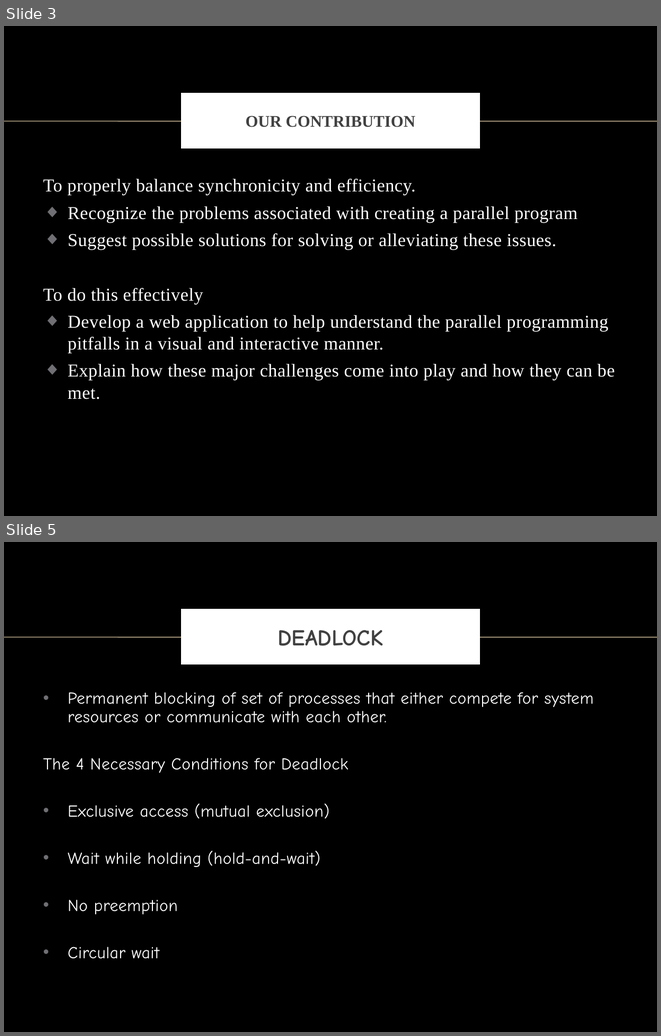
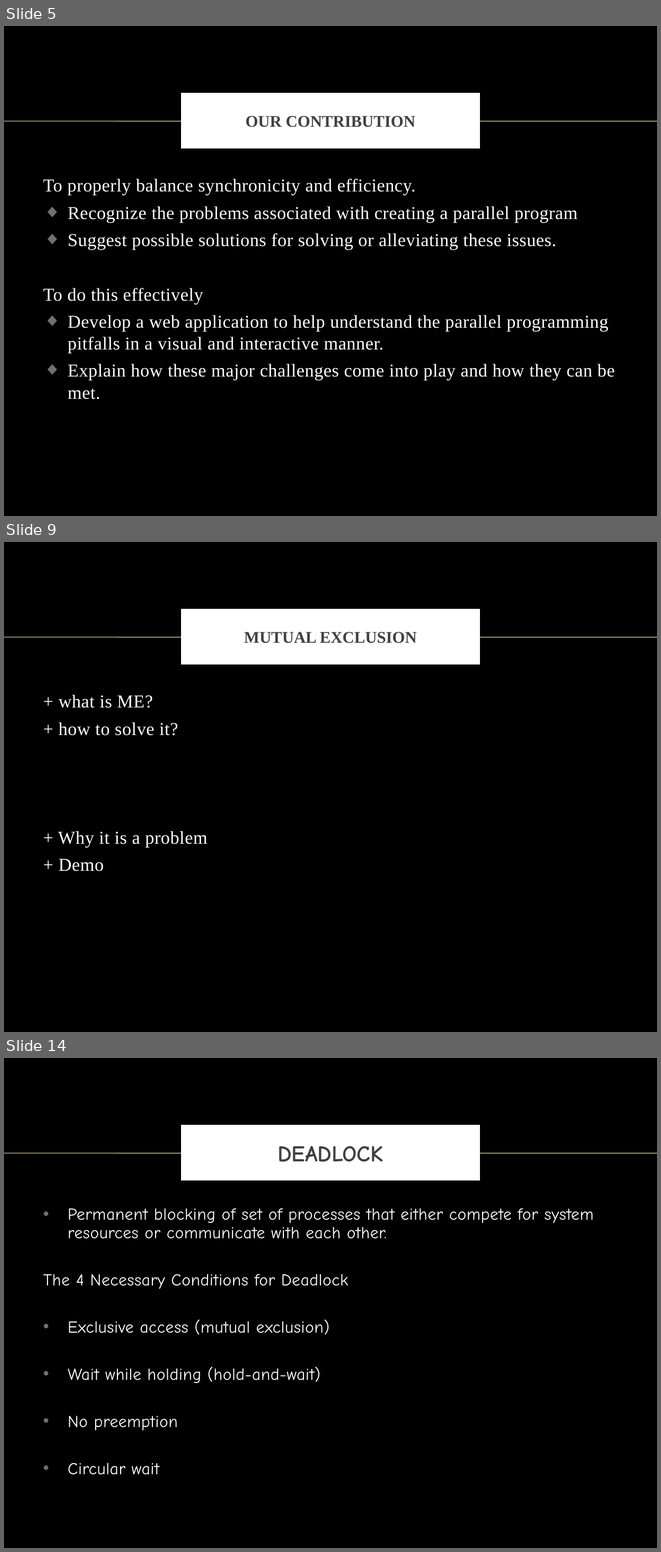
Before and after one commit to vong-srey/Paravantage, a slide deck: Presentation.pptx. Shown one above the other, each under a label of ours: slides 3 and 5 before the commit, slides 5, 9 and 14 after it; the slides between them are not shown. The pictures are 661x1036 and 661x1552 pixels, drawn with LibreOffice and Linux fonts; fonts in the diff are those of the drawing; background and template pictures are left out. Boxes give left, top, right and bottom in pixels: in the first picture for what was removed or moved away, otherwise in the second. Text is boxed around its words. In the diff, an @@ line names an element or a change of style, - is before the commit and + after.

```diff
--- a/Presentation.pptx
+++ b/Presentation.pptx
@@ slide 9 added at box(4, 542, 657, 1032), background picture (left out); not listed: 1 template element that a slide beside it also shows @@
@@ title added at box(184, 612, 477, 662), fill #FFFFFF, outline #FFFFFF 6 pt, 18 pt, text #404040, bold @@
+MUTUAL EXCLUSION
@@ text added at box(58, 695, 207, 871), 20 pt, text #FFFFFF @@
++ what is ME?
++ how to solve it?
++ Why it is a problem
++ Demo
@@ what was slide 3 is now slide 5 @@
@@ what was slide 5 is now slide 14 @@
```
Also in this commit, not shown: 1 slide changed, 8 other slides added.
